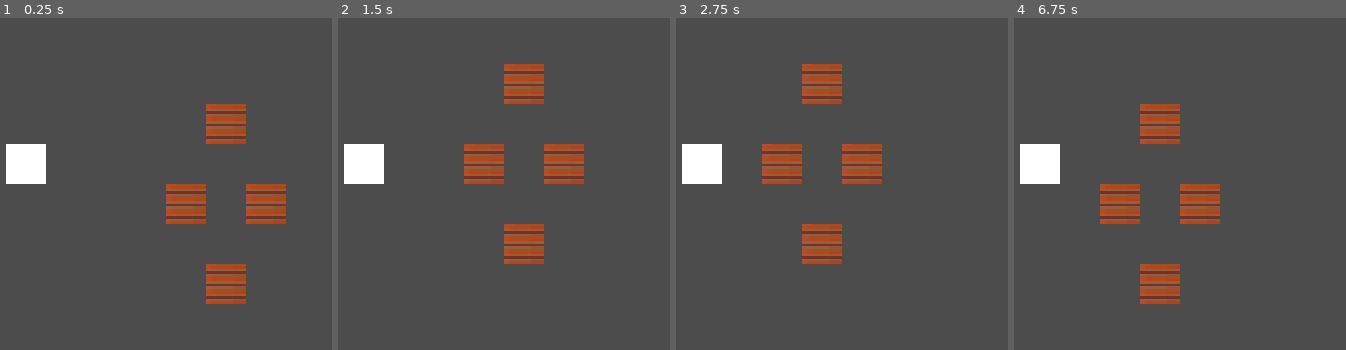
Above: before the commit, frames 1-4 (left to right).
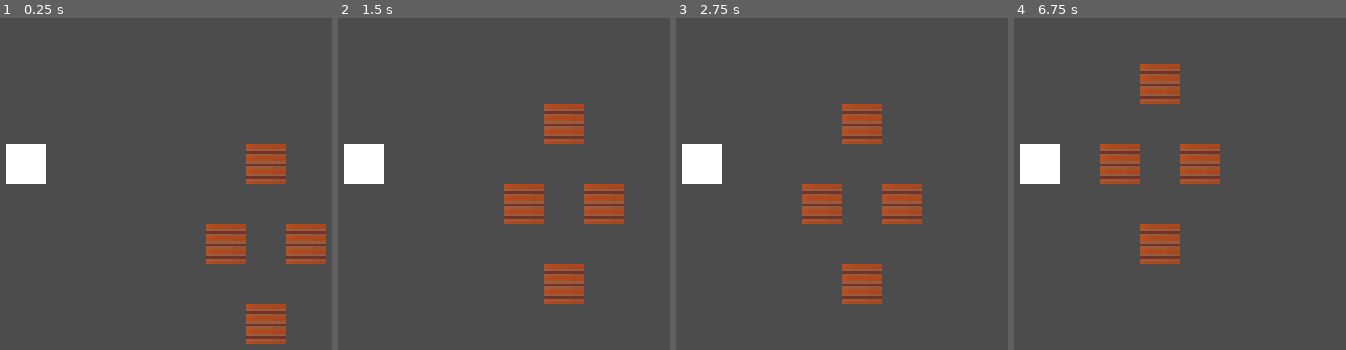
Above: after the commit, the same moments.

Repository: Godot-Wild-Jam-22-Team/CaveRobotGame
Game: Godot game, scene res://Game/Game.tscn
Same seed, same stepped clock (60 frames per second), same inputs: the game is played once before the commit and once after it.
Inputs:
- Up to frame 1 (0.25 s): no input
- Up to frame 2 (1.5 s): tap Enter at 0.5 s; hold D (Right, bound only before the commit) 0.53-1.28 s; tap Space at 1.25 s; hold S (Down, bound only before the commit) from 1.28 s (still down)
- Up to frame 3 (2.75 s): tap Enter at 2 s; release S (Down, bound only before the commit) at 2.03 s; hold D (Right, bound only before the commit) from 2.03 s (still down)
- Up to frame 4 (6.75 s): tap Space at 2.75, 4.25 s; release D (Right, bound only before the commit) at 2.78 s; hold Z (Up, bound only before the commit) 2.78-3.53 s; tap Enter at 3.5 s; hold Q (Left, bound only before the commit) 3.53-5.03 s; hold S (Down, bound only before the commit) 5.03-5.78 s; hold D (Right, bound only before the commit) 5.78-6.53 s; hold Z (Up, bound only before the commit) from 6.53 s (still down)

The runs differ from the first frame. In frame 1, 12% of the frame differs, in the area x 50-99%, y 25-99%; in frame 2, 12%; in frame 3, 12%; in frame 4, 12%.

Commit message:
rework of character/astronaut movement

Diff:
--- /dev/null
+++ b/Autoload/Global.gd
@@ -0,0 +1,3 @@
+extends Node
+
+const UNIT_SIZE : int = 16
--- /dev/null
+++ b/Autoload/Resources.gd
@@ -0,0 +1,3 @@
+extends Node
+
+var astronaut_scene : PackedScene = preload("res://Characters/Astronaut.tscn") as PackedScene
--- a/Characters/Astronaut.gd
+++ b/Characters/Astronaut.gd
@@ -1,35 +1,14 @@
 extends Character
 class_name Astronaut
 
-onready var tween = $Tween
-export(float) var speed = 5
-export(int) var grid_size = 16
-var inputs = {"Right": Vector2.RIGHT,
-			"Left": Vector2.LEFT,
-			"Up": Vector2.UP,
-			"Down": Vector2.DOWN}
-onready var ray = $RayCast2D
-
-func _ready():
-	position = position.snapped(Vector2.ONE * grid_size)
-	position += Vector2.ONE * grid_size/2
+var inputs = {"right": Vector2.RIGHT,
+			"left": Vector2.LEFT,
+			"up": Vector2.UP,
+			"down": Vector2.DOWN}
 
 func _unhandled_input(event):
-		if tween.is_active():
+		if movement_tween.is_active():
 			return
 		for dir in inputs.keys():
 			if event.is_action_pressed(dir):
-				move(dir)
-
-func move(dir):
-	ray.cast_to = inputs[dir] * grid_size
-	ray.force_raycast_update()
-	if !ray.is_colliding():
-		move_tween(inputs[dir])
-
-
-func move_tween(dir):
-		tween.interpolate_property(self, "position",
-			position, position + dir * grid_size,
-			1.0/speed, Tween.TRANS_SINE, Tween.EASE_IN_OUT)
-		tween.start()
+				move(inputs[dir])
--- a/Characters/Astronaut.tscn
+++ b/Characters/Astronaut.tscn
@@ -8,5 +8,3 @@
 
 [node name="RayCast2D" parent="." index="3"]
 enabled = true
-
-[node name="Tween" type="Tween" parent="." index="5"]
--- a/Characters/Character.gd
+++ b/Characters/Character.gd
@@ -6,24 +6,28 @@
 
 signal energy_changed(new_value)
 
+onready var collision_ray : RayCast2D = $RayCast2D as RayCast2D
+onready var movement_tween : Tween = $Tween as Tween
+
 #remote transform should be used to control position of a progress bar on top of character
 
 #add max speed for movement
 #robots should have an array of positions to follow on every turn
 
 #robots need a method get_repaired() that should restore battery and functionality
-
+var speed : float = 5.0
 var energy: float = 100 setget set_energy #both energy and oxygen
 
 func _ready() -> void:
-	pass # Replace with function body.
+	position = position.snapped(Vector2.ONE * Global.UNIT_SIZE)
+	position += Vector2.ONE * Global.UNIT_SIZE/2
 
-func initialize(position: Vector2, cell_size: Vector2)  -> void:
+func initialize(pos: Vector2)  -> void:
 	# call from level or game scene
 	# place in middle of grid cell
 	# set all inital values
 	#cell size is passed as argument
-	pass
+	position = pos
 
 func move(direction: Vector2) -> void:
 	# call from _process method or upon turn change
@@ -31,8 +35,16 @@
 	# calculate new position using grid size information
 
 	# raycasts should be used to check if a near cell is empty or if it is not possible to move so do not calculate new position
+	collision_ray.cast_to = direction * Global.UNIT_SIZE
+	collision_ray.force_raycast_update()
+	if !collision_ray.is_colliding():
+		_move_tween(direction)
 
-	pass
+func _move_tween(direction : Vector2) -> void:
+	movement_tween.interpolate_property(self, "position",
+			position, position + direction * Global.UNIT_SIZE,
+			1.0/speed, Tween.TRANS_SINE, Tween.EASE_IN_OUT)
+	movement_tween.start()
 
 func set_energy(value: float) -> void:
 	energy = value
--- a/Characters/Character.tscn
+++ b/Characters/Character.tscn
@@ -28,3 +28,5 @@
 [node name="Camera2D" type="Camera2D" parent="."]
 current = true
 zoom = Vector2( 0.25, 0.25 )
+
+[node name="Tween" type="Tween" parent="."]
--- a/Game/Game.gd
+++ b/Game/Game.gd
@@ -5,10 +5,16 @@
 
 #add new Robots to Robots scene to manage all added scenes
 
+var astronaut_spawn_position : Vector2 = Vector2(0, 0) # this is a placeholder for now
+
 # Called when the node enters the scene tree for the first time.
 func _ready() -> void:
-	pass # Replace with function body.
+	_spawn_astronaut()
 
+func _spawn_astronaut() -> void:
+	var astronaut_instance : Astronaut = Resources.astronaut_scene.instance() as Astronaut
+	astronaut_instance.initialize(astronaut_spawn_position)
+	add_child(astronaut_instance)
 
 # Called every frame. 'delta' is the elapsed time since the previous frame.
 #func _process(delta: float) -> void:
--- a/Game/Game.tscn
+++ b/Game/Game.tscn
@@ -1,7 +1,6 @@
-[gd_scene load_steps=5 format=2]
+[gd_scene load_steps=4 format=2]
 
 [ext_resource path="res://Game/Game.gd" type="Script" id=1]
-[ext_resource path="res://Characters/Astronaut.tscn" type="PackedScene" id=2]
 [ext_resource path="res://wall.png" type="Texture" id=3]
 
 [sub_resource type="RectangleShape2D" id=1]
@@ -78,5 +77,3 @@
 [node name="CollisionShape2D" type="CollisionShape2D" parent="Node2D/Collsion test/StaticBody2D3"]
 position = Vector2( 8, 8 )
 shape = SubResource( 1 )
-
-[node name="Character" parent="." instance=ExtResource( 2 )]
--- a/project.godot
+++ b/project.godot
@@ -30,6 +30,11 @@
 run/main_scene="res://Game/Game.tscn"
 config/icon="res://icon.png"
 
+[autoload]
+
+Global="*res://Autoload/Global.gd"
+Resources="*res://Autoload/Resources.gd"
+
 [display]
 
 window/size/width=1280
@@ -39,27 +44,27 @@
 
 [input]
 
-Up={
+up={
 "deadzone": 0.5,
-"events": [ Object(InputEventKey,"resource_local_to_scene":false,"resource_name":"","device":0,"alt":false,"shift":false,"control":false,"meta":false,"command":false,"pressed":false,"scancode":90,"unicode":0,"echo":false,"script":null)
+"events": [ Object(InputEventKey,"resource_local_to_scene":false,"resource_name":"","device":0,"alt":false,"shift":false,"control":false,"meta":false,"command":false,"pressed":false,"scancode":87,"unicode":0,"echo":false,"script":null)
 , Object(InputEventKey,"resource_local_to_scene":false,"resource_name":"","device":0,"alt":false,"shift":false,"control":false,"meta":false,"command":false,"pressed":false,"scancode":16777232,"unicode":0,"echo":false,"script":null)
  ]
 }
-Down={
+down={
 "deadzone": 0.5,
 "events": [ Object(InputEventKey,"resource_local_to_scene":false,"resource_name":"","device":0,"alt":false,"shift":false,"control":false,"meta":false,"command":false,"pressed":false,"scancode":83,"unicode":0,"echo":false,"script":null)
 , Object(InputEventKey,"resource_local_to_scene":false,"resource_name":"","device":0,"alt":false,"shift":false,"control":false,"meta":false,"command":false,"pressed":false,"scancode":16777234,"unicode":0,"echo":false,"script":null)
  ]
 }
-Right={
+right={
 "deadzone": 0.5,
 "events": [ Object(InputEventKey,"resource_local_to_scene":false,"resource_name":"","device":0,"alt":false,"shift":false,"control":false,"meta":false,"command":false,"pressed":false,"scancode":68,"unicode":0,"echo":false,"script":null)
 , Object(InputEventKey,"resource_local_to_scene":false,"resource_name":"","device":0,"alt":false,"shift":false,"control":false,"meta":false,"command":false,"pressed":false,"scancode":16777233,"unicode":0,"echo":false,"script":null)
  ]
 }
-Left={
+left={
 "deadzone": 0.5,
-"events": [ Object(InputEventKey,"resource_local_to_scene":false,"resource_name":"","device":0,"alt":false,"shift":false,"control":false,"meta":false,"command":false,"pressed":false,"scancode":81,"unicode":0,"echo":false,"script":null)
+"events": [ Object(InputEventKey,"resource_local_to_scene":false,"resource_name":"","device":0,"alt":false,"shift":false,"control":false,"meta":false,"command":false,"pressed":false,"scancode":65,"unicode":0,"echo":false,"script":null)
 , Object(InputEventKey,"resource_local_to_scene":false,"resource_name":"","device":0,"alt":false,"shift":false,"control":false,"meta":false,"command":false,"pressed":false,"scancode":16777231,"unicode":0,"echo":false,"script":null)
  ]
 }
